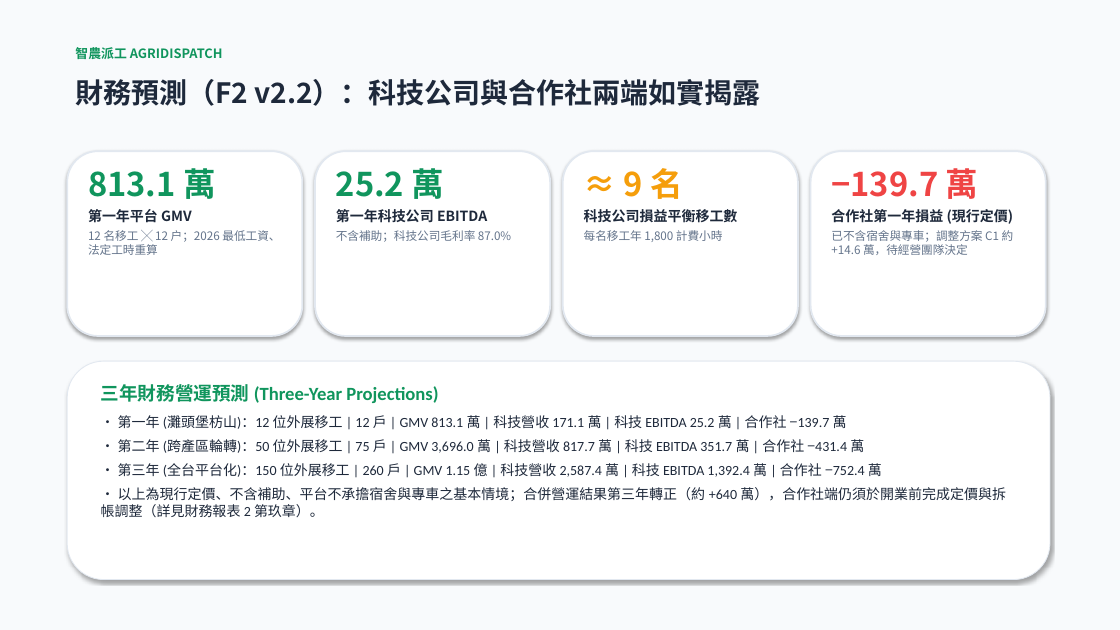
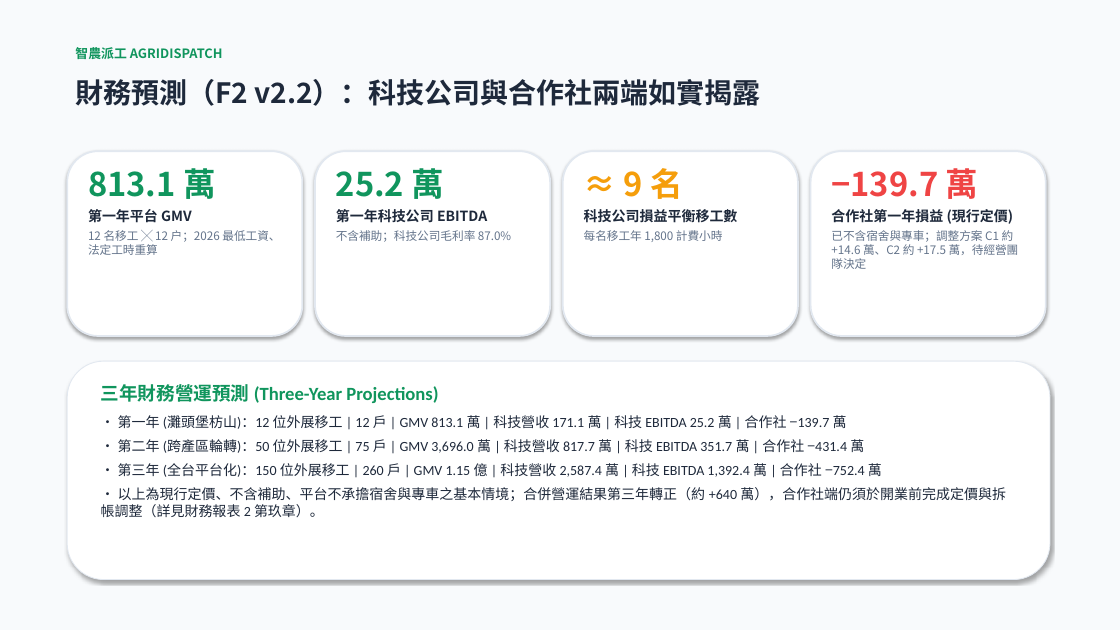
Before and after one commit to xx8888x/agridispatch, a slide deck: slide 7 of 06_簡報與路演Pitch/02_智農派工_Demo簡報_加速器Pitch.pptx. Drawn at 1120x630 pixels with LibreOffice and Linux fonts; fonts in the diff are those of the drawing. Boxes give left, top, right and bottom in pixels: in the first picture for what was removed or moved away, otherwise in the second. Text is boxed around its words. In the diff, an @@ line names an element or a change of style, - is before the commit and + after.

```diff
--- a/06_簡報與路演Pitch/02_智農派工_Demo簡報_加速器Pitch.pptx
+++ b/06_簡報與路演Pitch/02_智農派工_Demo簡報_加速器Pitch.pptx
@@ text at [831, 230, 1019, 269]: text changed @@
-已不含宿舍與專車；調整方案 C1 約 +14.6 萬，待經營團隊決定
+已不含宿舍與專車；調整方案 C1 約 +14.6 萬、C2 約 +17.5 萬，待經營團隊決定
```
Also in this commit, not shown: 1 other slide changed, 15 other files.
